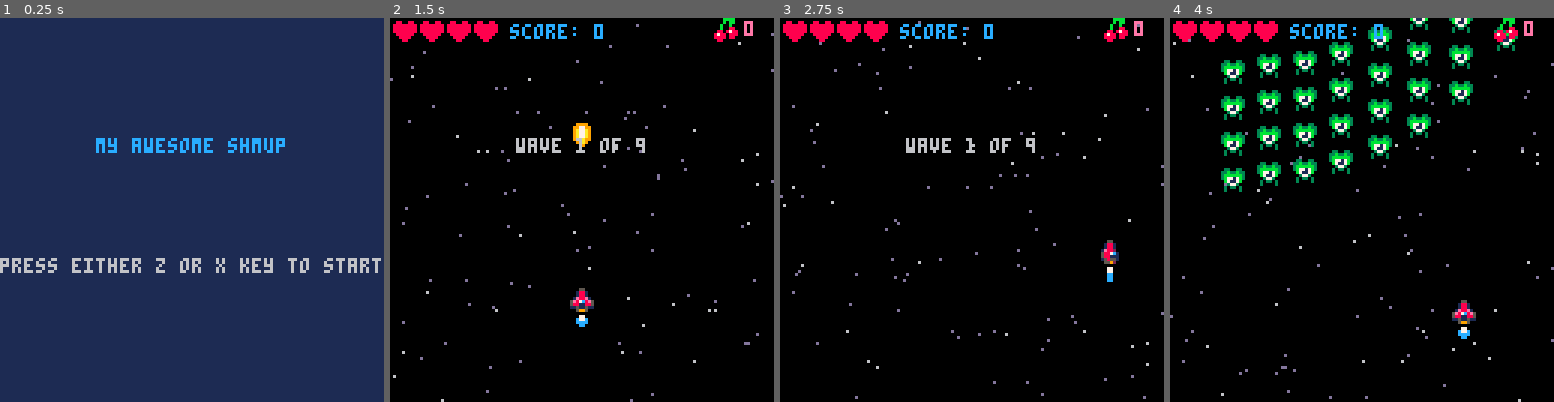
Above: before the commit, frames 1-4 (left to right).
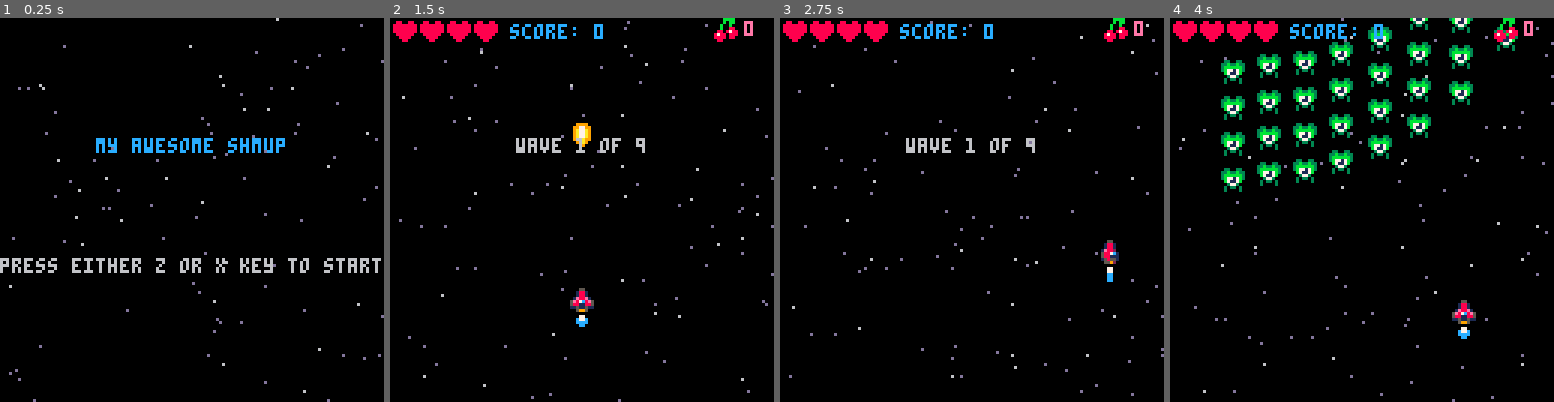
Above: after the commit, the same moments.

Repository: CRBroughton/pico-8-hero
Game: PICO-8 cartridge src/pico-8-hero.p8
Two runs of this game, one before a commit and one after it. Both use one fixed random seed, a clock stepped at 60 frames per second and the inputs below.
Inputs:
- Up to frame 1 (0.25 s): no input
- Up to frame 2 (1.5 s): tap X (X key) at 0.33, 1.07 s; tap O (Z key) at 0.7 s
- Up to frame 3 (2.75 s): hold Right 1.6-2.1 s; tap O (Z key) at 1.7, 2.1, 2.5 s; tap X (X key) at 1.85 s; hold Up 2.15-2.42 s; hold Right from 2.47 s (still down)
- Up to frame 4 (4 s): tap O (Z key) at 2.9, 3.3, 3.7 s; tap X (X key) at 2.97 s; release Right at 3.03 s; hold Left 3.08-3.58 s; hold Down 3.63-3.97 s

The runs differ from the first frame. In frame 1, 98% of the frame differs, in the area x 0-100%, y 0-100%; in frame 2, 1.2%; in frame 3, 1.2%; in frame 4, 1.1%.

Commit message:
feat(scenes): :bento: add stars to start screen

Diff:
--- a/src/draw.lua
+++ b/src/draw.lua
@@ -153,7 +153,8 @@
 end
 
 function draw_start()
-    cls(1)
+    cls(0)
+    starfield()
     cprint("my awesome shmup", 64, 40, 12)
     if highscore > 0 then
         cprint("highscore: ", 64, 56, 12)
--- a/src/main.lua
+++ b/src/main.lua
@@ -44,6 +44,7 @@
 end
 
 function startscreen()
+    makestars()
     mode = "start"
     music(7)
 end
@@ -73,16 +74,8 @@
     firefreq = 20
     nextfire = 0
 
-    stars = {}
 
-    -- Add stars into the stars arrays
-    for i = 1, 100 do
-        local newstar = {}
-        newstar.x = flr(rnd(128))
-        newstar.y = flr(rnd(128))
-        newstar.speed =  rnd(1.5) + 0.5
-        add(stars, newstar)
-    end
+    makestars()
 
     bullettime = 0
     bullets = {}
--- a/src/update.lua
+++ b/src/update.lua
@@ -219,6 +219,7 @@
 end
 
 function update_start()
+    animatestars()
     if btn(4) == false and btn(5) == false then
         buttonreleased = true
     end
--- a/src/utils.lua
+++ b/src/utils.lua
@@ -1,3 +1,15 @@
+function makestars()
+    stars = {}
+    -- Add stars into the stars arrays
+    for i = 1, 100 do
+        local newstar = {}
+        newstar.x = flr(rnd(128))
+        newstar.y = flr(rnd(128))
+        newstar.speed =  rnd(1.5) + 0.5
+        add(stars, newstar)
+    end
+end
+
 function drawsprite(sprite)
     local spritex = sprite.x
     local spritey = sprite.y
